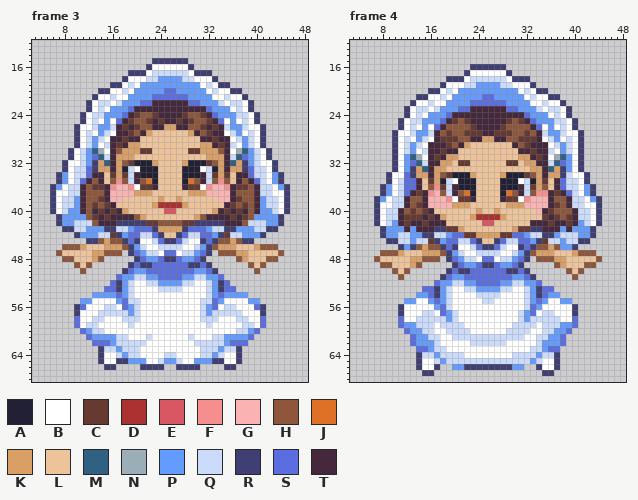
Two versions of one animated GIF sprite, images/Bride.gif. The picture above is the old version.
The file is 80x80 pixels, 4 frames. Colours within 5 levels of each other are drawn and written as one. Shown: frame 3: x 3..48, y 12..68; frame 4: x 3..48, y 12..68. The old version is drawn lined up with the new one, on the new canvas. The commit also changed other frames, which this record leaves out.
Palette (. is transparent): A #222034  B #ffffff  C #663931  D #ac3232  E #d95763  F #f68e8e  G #fbb2b2  H #8f563b  J #df7126  K #d99f64  L #eec39a  M #306082  N #9badb7  P #639bff  Q #cbdbfc  R #3f3f74  S #5b6ee1  T #45283c
The result:
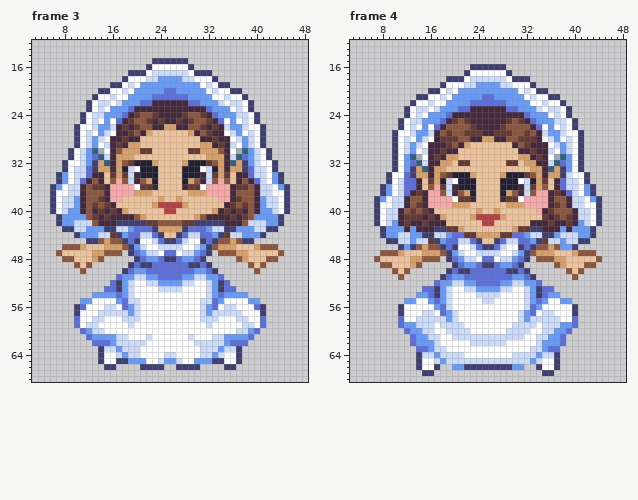
Change:
canvas 80x80 -> 52x80, the old top-left corner now at -14,0 (the part of the old canvas that was cut away was empty and is not shown)
Colour D changes from #ac3232 to #bb3e42.
Colour G changes from #fbb2b2 to #f9a7a7.
Frame 3:
The author changed colour E to colour D in row 40 at x 25 to 26.
The author changed colour F to colour G in row 35 at x 17 and 34; in row 36 at x 16, 19, 32 and 35.
The author changed colour J to colour K in row 35 at x 22 and 29.
Frame 4:
The author changed colour E to colour D in row 42 at x 25 to 26.
The author changed colour F to colour G in row 36 at x 17; in row 37 at x 16 and 34 to 35; in row 38 at x 19 and 32.
The author changed colour J to colour K in row 37 at x 22 and 29.
Boxes around the changes in both pictures, in picture pixels (x1, y1, x2, y2):
changed: (110, 178, 152, 202)
changed: (158, 178, 230, 214)
changed: (428, 184, 548, 226)
